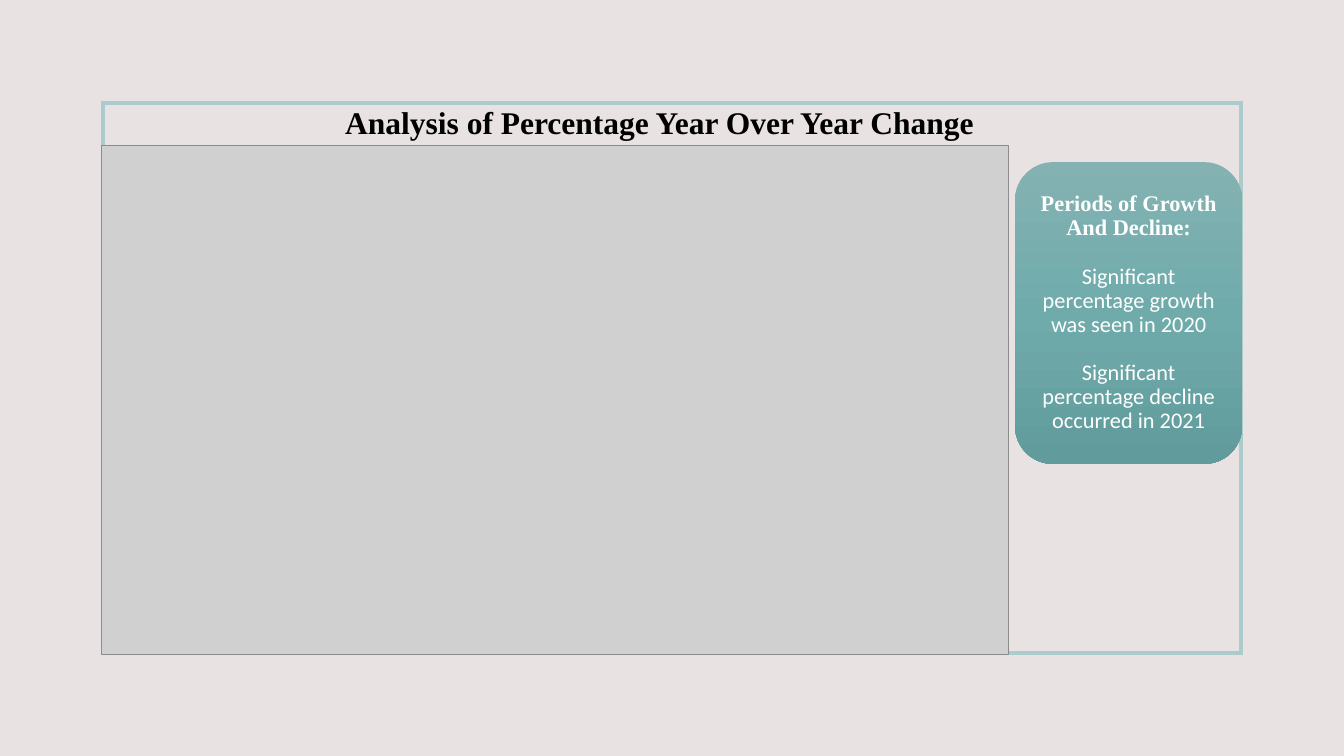
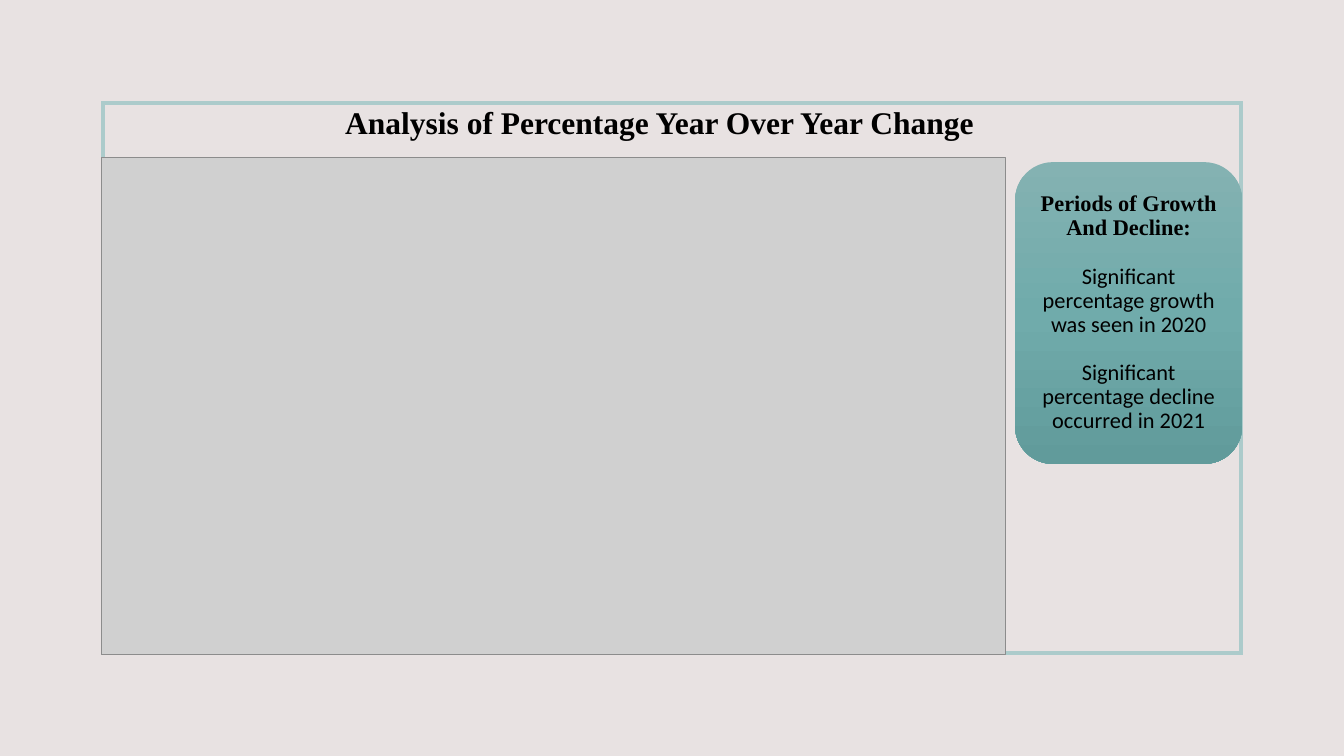
Before and after one commit to d-burke-data/Project_01, a slide deck: slide 3 of Work_Hawa/Hawa-Slides.pptx. Drawn at 1344x756 pixels with LibreOffice and Linux fonts; fonts in the diff are those of the drawing; grey boxes stand for pictures. Boxes give left, top, right and bottom in pixels: in the first picture for what was removed or moved away, otherwise in the second. Text is boxed around its words. In the diff, an @@ line names an element or a change of style, - is before the commit and + after.

```diff
--- a/Work_Hawa/Hawa-Slides.pptx
+++ b/Work_Hawa/Hawa-Slides.pptx
@@ picture: place and size @@
-picture at (102,146,1008,654)
+picture at (102,158,1006,654)
@@ text "Periods of Growth And Decline: ..." at (1041,195,1216,428): text colour #FFFFFF to #000000 @@
```
Also in this commit, not shown: 3 other slides changed, 1 slide removed, 1 other file.
